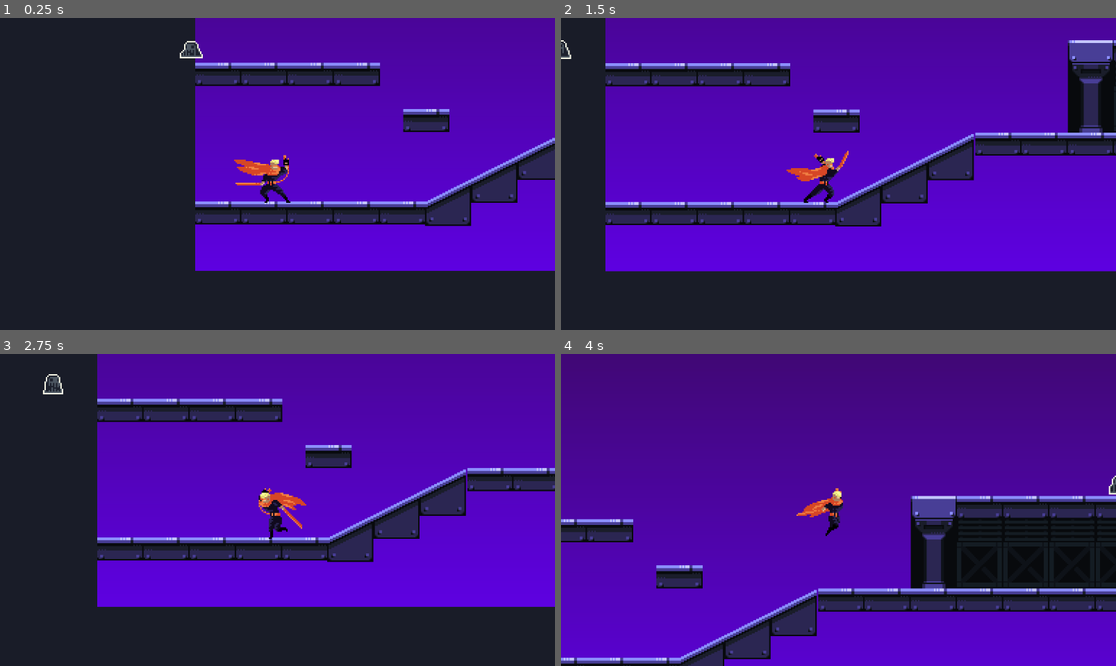
Above: before the commit, frames 1-4 (two rows, left to right).
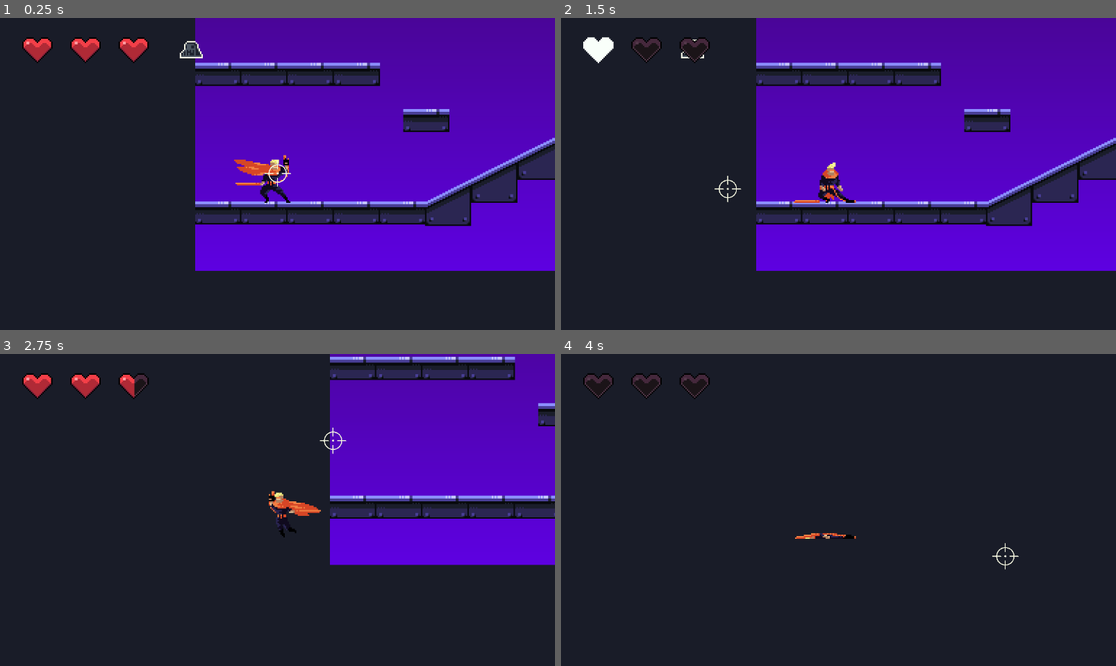
Above: after the commit, the same moments.

Repository: Fanxuui/neonshift
Game: Godot game, scene res://scenes/main.tscn
Two runs of this game, one before a commit and one after it. Both use one fixed random seed, a clock stepped at 60 frames per second and the inputs below.
Inputs (mouse positions are in pixels of both pictures, inside the frame that each line leads up to):
- Up to frame 1 (0.25 s): no input
- Up to frame 2 (1.5 s): tap Enter (ui_accept) at 0.5, 0.6 s; move the mouse to (960, 158) at 0.52 s; hold D (move_right) from 0.53 s (still down); tap Space (jump) at 0.77 s; move the mouse to (727, 189) at 1.27 s; click (727, 189) at 1.35 s
- Up to frame 3 (2.75 s): tap Space (jump) at 1.52 s; tap Enter (ui_accept) at 1.55, 2.3 s; move the mouse to (333, 441) at 2.02 s; release D (move_right) at 2.03 s; hold A (move_left) from 2.03 s (still down); tap T (toggle_weapon) at 2.1 s
- Up to frame 4 (4 s): move the mouse to (810, 572) at 2.77 s; release A (move_left) at 2.78 s; hold D (move_right) from 2.78 s (still down); tap Enter (ui_accept) at 2.85, 3.6 s; tap Space (jump) at 3.02, 3.77 s; move the mouse to (1005, 556) at 3.52 s

The runs differ from the first frame. In frame 1, 0.9% of the frame differs, in the area x 4-53%, y 6-55%; in frame 2, 37%; in frame 3, 47%; in frame 4, 94%, in the area x 0-100%, y 0-100%.

Commit message:
HP UI + Mouse Indicator

Diff:
--- a/project.godot
+++ b/project.godot
@@ -14,6 +14,10 @@
 run/main_scene="uid://wwbqbws515pt"
 config/features=PackedStringArray("4.5", "Forward Plus")
 config/icon="res://icon.svg"
+
+[autoload]
+
+GameState="*res://scripts/GameState.gd"
 
 [global_group]
 
--- /dev/null
+++ b/scenes/heart.tscn
@@ -0,0 +1,66 @@
+[gd_scene load_steps=10 format=3 uid="uid://ds6oj124cpv5x"]
+
+[ext_resource type="Texture2D" uid="uid://b17nmrh2jqrka" path="res://assets/Spritesheet.png" id="1_ycbwg"]
+[ext_resource type="Script" uid="uid://cj6qcgopicn3l" path="res://scripts/heart.gd" id="2_krgnv"]
+
+[sub_resource type="AtlasTexture" id="AtlasTexture_ycbwg"]
+atlas = ExtResource("1_ycbwg")
+region = Rect2(64, 288, 64, 32)
+
+[sub_resource type="AtlasTexture" id="AtlasTexture_txm48"]
+atlas = ExtResource("1_ycbwg")
+region = Rect2(64, 288, 64, 32)
+
+[sub_resource type="AtlasTexture" id="AtlasTexture_8nnyc"]
+atlas = ExtResource("1_ycbwg")
+region = Rect2(128, 288, 64, 32)
+
+[sub_resource type="AtlasTexture" id="AtlasTexture_4mtg8"]
+atlas = ExtResource("1_ycbwg")
+region = Rect2(192, 288, 64, 32)
+
+[sub_resource type="AtlasTexture" id="AtlasTexture_u10h0"]
+atlas = ExtResource("1_ycbwg")
+region = Rect2(256, 288, 64, 32)
+
+[sub_resource type="AtlasTexture" id="AtlasTexture_oquu7"]
+atlas = ExtResource("1_ycbwg")
+region = Rect2(320, 288, 64, 32)
+
+[sub_resource type="SpriteFrames" id="SpriteFrames_0fb81"]
+animations = [{
+"frames": [{
+"duration": 1.0,
+"texture": SubResource("AtlasTexture_ycbwg")
+}],
+"loop": true,
+"name": &"full",
+"speed": 5.0
+}, {
+"frames": [{
+"duration": 1.0,
+"texture": SubResource("AtlasTexture_txm48")
+}, {
+"duration": 1.0,
+"texture": SubResource("AtlasTexture_8nnyc")
+}, {
+"duration": 1.0,
+"texture": SubResource("AtlasTexture_4mtg8")
+}, {
+"duration": 1.0,
+"texture": SubResource("AtlasTexture_u10h0")
+}, {
+"duration": 1.0,
+"texture": SubResource("AtlasTexture_oquu7")
+}],
+"loop": false,
+"name": &"used",
+"speed": 5.0
+}]
+
+[node name="Heart" type="AnimatedSprite2D"]
+scale = Vector2(3, 3)
+sprite_frames = SubResource("SpriteFrames_0fb81")
+animation = &"full"
+autoplay = "full"
+script = ExtResource("2_krgnv")
--- /dev/null
+++ b/scenes/hearts_bar.tscn
@@ -0,0 +1,8 @@
+[gd_scene load_steps=3 format=3 uid="uid://kdey5ga2qs2h"]
+
+[ext_resource type="Script" uid="uid://byfuesy2vkoni" path="res://scripts/hearts_bar.gd" id="1_5o703"]
+[ext_resource type="PackedScene" uid="uid://ds6oj124cpv5x" path="res://scenes/heart.tscn" id="2_i18io"]
+
+[node name="HeartsBar" type="Node2D"]
+script = ExtResource("1_5o703")
+heart_scene = ExtResource("2_i18io")
--- a/scenes/main.tscn
+++ b/scenes/main.tscn
@@ -1,9 +1,13 @@
-[gd_scene load_steps=13 format=4 uid="uid://wwbqbws515pt"]
+[gd_scene load_steps=17 format=4 uid="uid://wwbqbws515pt"]
 
 [ext_resource type="Texture2D" uid="uid://c2u3o2r05frjl" path="res://assets/Sidescroller Shooter - Central City/Background/Base Color.png" id="1_sugp2"]
 [ext_resource type="Texture2D" uid="uid://6qg8u82gy61f" path="res://assets/Sidescroller Shooter - Central City/Background/Background Props.png" id="2_jyhfs"]
 [ext_resource type="Texture2D" uid="uid://5rnu65uqudbm" path="res://assets/Sidescroller Shooter - Central City/Assets/Tiles.png" id="3_tbgi4"]
 [ext_resource type="PackedScene" uid="uid://cq2cov84cq0s1" path="res://scenes/player.tscn" id="4_171oe"]
+[ext_resource type="PackedScene" uid="uid://kdey5ga2qs2h" path="res://scenes/hearts_bar.tscn" id="6_tefeu"]
+[ext_resource type="Script" uid="uid://dicwbliei6u8y" path="res://scripts/game_manager.gd" id="7_o6xl0"]
+[ext_resource type="Texture2D" uid="uid://d4mir546kcf8i" path="res://assets/Elements-01.png" id="8_85g3d"]
+[ext_resource type="Script" uid="uid://chdbeiao8ehn7" path="res://scripts/mounse_indicator.gd" id="9_choun"]
 [ext_resource type="PackedScene" uid="uid://dv1ikq1wucki2" path="res://scenes/ghost.tscn" id="10_kkuia"]
 
 [sub_resource type="TileSetAtlasSource" id="TileSetAtlasSource_tefeu"]
@@ -1045,3 +1049,18 @@
 
 [node name="ghost2" parent="Enemy" instance=ExtResource("10_kkuia")]
 position = Vector2(42, 61)
+
+[node name="CanvasLayer" type="CanvasLayer" parent="."]
+
+[node name="HeartsBar" parent="CanvasLayer" instance=ExtResource("6_tefeu")]
+position = Vector2(127, 67)
+
+[node name="GameManager" type="Node" parent="."]
+script = ExtResource("7_o6xl0")
+
+[node name="MounseIndicator" type="Sprite2D" parent="."]
+scale = Vector2(0.05, 0.05)
+texture = ExtResource("8_85g3d")
+region_enabled = true
+region_rect = Rect2(3587, 115, 540, 558)
+script = ExtResource("9_choun")
--- /dev/null
+++ b/scripts/GameState.gd
@@ -0,0 +1,19 @@
+# GameState.gd (autoload)
+extends Node
+
+signal health_changed(current, max)
+
+var max_health: int = 3
+var current_health: int = 3
+
+func reset():
+	max_health = 3
+	current_health = 3
+	emit_signal("health_changed", current_health, max_health)
+
+func damage(amount: int):
+	set_health(current_health - amount)
+
+func set_health(value: int) -> void:
+	current_health = clamp(value, 0, max_health)
+	emit_signal("health_changed", current_health, max_health)
--- /dev/null
+++ b/scripts/game_manager.gd
@@ -0,0 +1,9 @@
+extends Node
+
+func _ready() -> void:
+	print("GameManager ready")
+
+# 玩家死亡时调用这个
+func restart_run() -> void:
+	GameState.reset()
+	get_tree().reload_current_scene()
--- /dev/null
+++ b/scripts/heart.gd
@@ -0,0 +1,4 @@
+extends AnimatedSprite2D
+
+func play_used_anim() -> void:
+	play("used")
--- /dev/null
+++ b/scripts/hearts_bar.gd
@@ -0,0 +1,27 @@
+extends Node2D
+
+@export var heart_scene: PackedScene
+
+var hearts: Array = []
+var max_health: int = GameState.max_health
+
+func _ready() -> void:
+	_create_hearts()
+	GameState.health_changed.connect(_on_health_changed)
+
+func _create_hearts() -> void:
+	for c in get_children():
+		c.queue_free()
+	hearts.clear()
+
+	for i in range(max_health):
+		var h: AnimatedSprite2D = heart_scene.instantiate()
+		add_child(h)
+		h.position = Vector2(i * 100, 0)
+		hearts.append(h)
+
+func _on_health_changed(current: int, max: int) -> void:
+	if current == max:
+		return
+	var heart = hearts[current]
+	heart.play_used_anim()
--- /dev/null
+++ b/scripts/mounse_indicator.gd
@@ -0,0 +1,15 @@
+extends Sprite2D
+
+
+# Called when the node enters the scene tree for the first time.
+func _ready() -> void:
+	Input.set_mouse_mode(Input.MOUSE_MODE_HIDDEN)
+
+
+func _input(event: InputEvent) -> void:
+	if event is InputEventKey and event.pressed and event.keycode == KEY_ESCAPE:
+		Input.set_mouse_mode(Input.MOUSE_MODE_VISIBLE)
+
+# Called every frame. 'delta' is the elapsed time since the previous frame.
+func _process(delta: float) -> void:
+	global_position = get_global_mouse_position()
--- a/scripts/player.gd
+++ b/scripts/player.gd
@@ -1,8 +1,11 @@
 extends CharacterBody2D
+
+signal health_changed(current)
 
 const SPEED = 140.0
 const JUMP_VELOCITY = -300.0
 const MAX_HEALTH = 3
+@onready var game_manager: Node = $"../GameManager"
 
 @export var bullet_scene: PackedScene
 @onready var collision_shape: CollisionShape2D = $CollisionShape2D
@@ -15,7 +18,7 @@
 
 enum Weapon { GUN, SWORD }
 var current_weapon = Weapon.SWORD
-var health = MAX_HEALTH
+var health = GameState.current_health
 
 # Get the gravity from the project settings to be synced with RigidBody nodes.
 var gravity: int = ProjectSettings.get_setting("physics/2d/default_gravity")
@@ -27,11 +30,11 @@
 	add_to_group("player")
 
 func take_damage():
-	print(health)
-	if health == 1:
+	print(GameState.current_health)
+	GameState.damage(1)
+	if GameState.current_health <= 0:
 		die()
 		return
-	health -= 1
 	anim_locked = true
 	state = PlayerState.HURT
 	_update_animation()
@@ -39,6 +42,7 @@
 
 func heal():
 	health += 1
+	emit_signal("health_changed", health)
 
 
 func die():
@@ -77,11 +81,14 @@
 
 func shoot_bullet() -> void:
 	var bullet = bullet_scene.instantiate()
+	var mouse_pos: Vector2 = get_global_mouse_position()
+	var shoot_dir = (mouse_pos - global_position).normalized()
 	if facing_dir.x < 0:
-		bullet.global_position = global_position + facing_dir * 30 + Vector2(0, -3)
+		bullet.global_position = global_position + shoot_dir * 30 + Vector2(0, -3)
 	else:
-		bullet.global_position = global_position + facing_dir * 30 + Vector2(0, -3)
-	bullet.direction = facing_dir.normalized()
+		bullet.global_position = global_position + shoot_dir * 30 + Vector2(0, -3)
+	bullet.direction = shoot_dir
+	bullet.rotation = shoot_dir.angle()
 	get_tree().current_scene.add_child(bullet)
 
 func handle_attack_input() -> void:
@@ -99,7 +106,10 @@
 			sword_hitbox.start_attack()
 
 func _physics_process(delta: float) -> void:
-
+	if Input.is_action_just_pressed("ui_accept"):
+		take_damage()
+	if Input.is_action_just_pressed("ui_cancel"):
+		heal()
 	# Add the gravity.
 	if not is_on_floor():
 		velocity.y += gravity * delta
@@ -161,8 +171,8 @@
 		anim_locked = false
 	elif $AnimatedSprite2D.animation == "death":
 		anim_locked = false
-		global_position = spawn_position
-		health = MAX_HEALTH
+		game_manager.restart_run()
+
 
 	var dir = Input.get_axis("move_left", "move_right")
 	if dir != 0:
Binary file added: assets/Elements-01.png
Not shown, added: assets/Elements-01.png.import
Binary file added: assets/Spritesheet.png
Not shown, added: assets/Spritesheet.png.import
Not shown, added: scripts/GameState.gd.uid
Not shown, added: scripts/game_manager.gd.uid
Not shown, added: scripts/heart.gd.uid
Not shown, added: scripts/hearts_bar.gd.uid
Not shown, added: scripts/mounse_indicator.gd.uid
